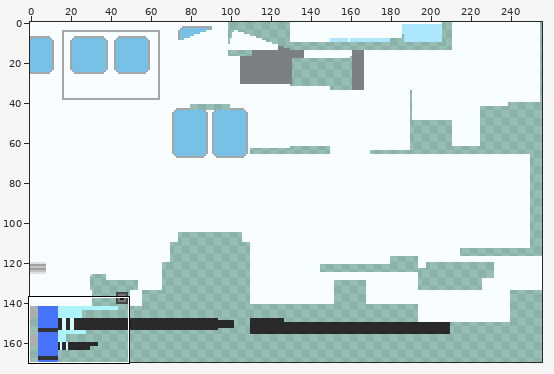
A sprite sheet gets an edit: textures/death_animation.png. The first picture is a wide view before the edit; the outline marks the close-up.
Close-up. Old version:
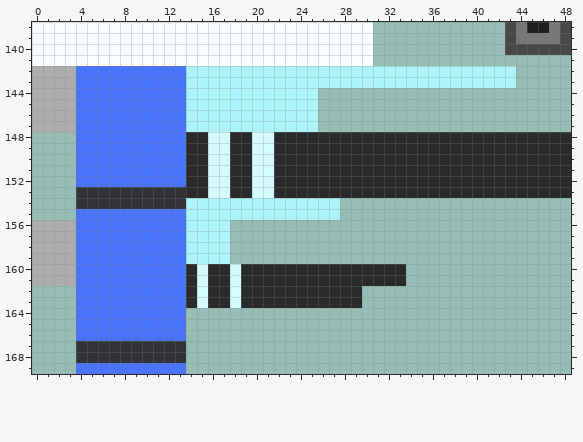
The file is 256x170 pixels. Colours within 5 levels of each other are drawn and written as one. Shown: x 0..48, y 138..169. The commit also changed other parts of the picture, which this record leaves out.
New version:
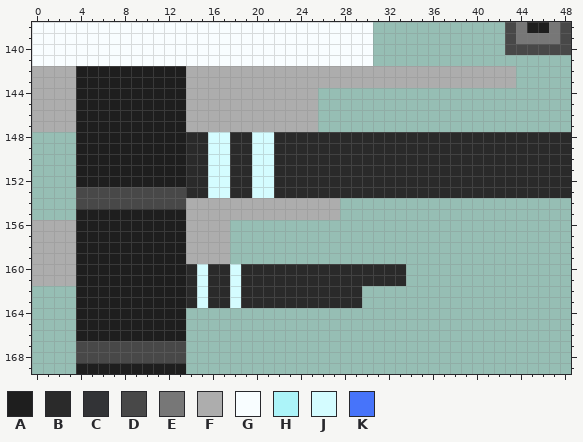
Palette (. is transparent): A #1e1e1e  B #2a2a2a  C #323336  D #484848  E #777777  F #adadad  G #f8fdff  H #acf4f9  J #d4fcff  K #4774fa
Edits made:
Colour K becomes colour A in rows 142 to 152 at x 4 to 13; in rows 155 to 166 at x 4 to 13; in row 169 at x 4 to 13.
Colour C becomes colour D in rows 153 to 154 at x 4 to 13; in rows 167 to 168 at x 4 to 13.
Colour H becomes colour F in rows 142 to 143 at x 14 to 43; in rows 144 to 147 at x 14 to 25; in rows 154 to 155 at x 14 to 27; in rows 156 to 159 at x 14 to 17.
